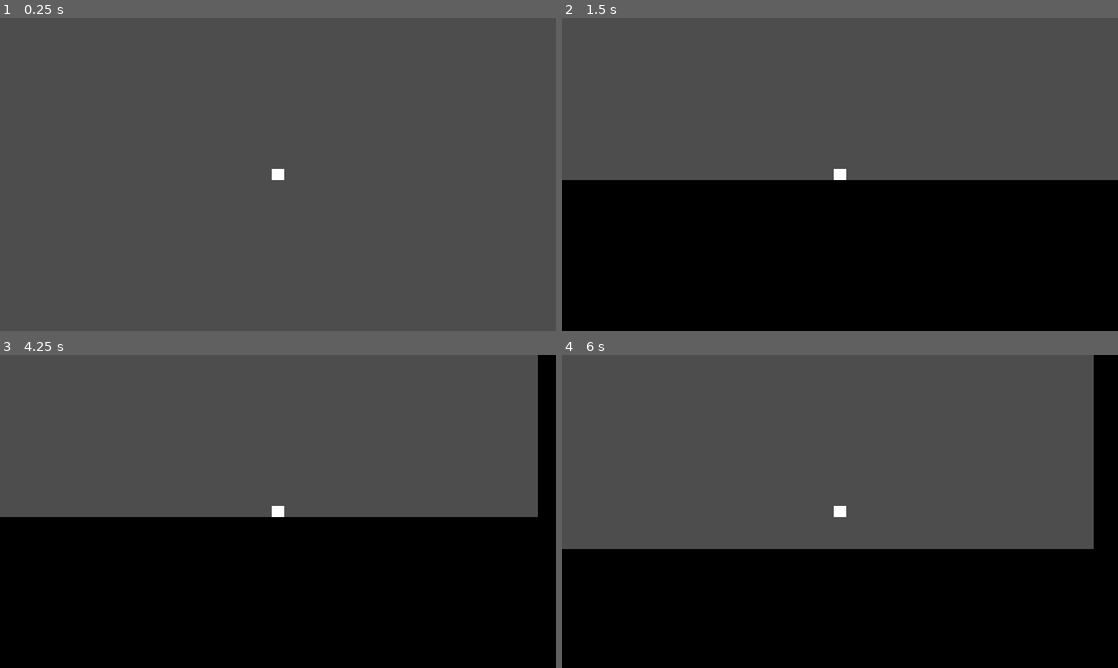
Above: before the commit, frames 1-4 (two rows, left to right).
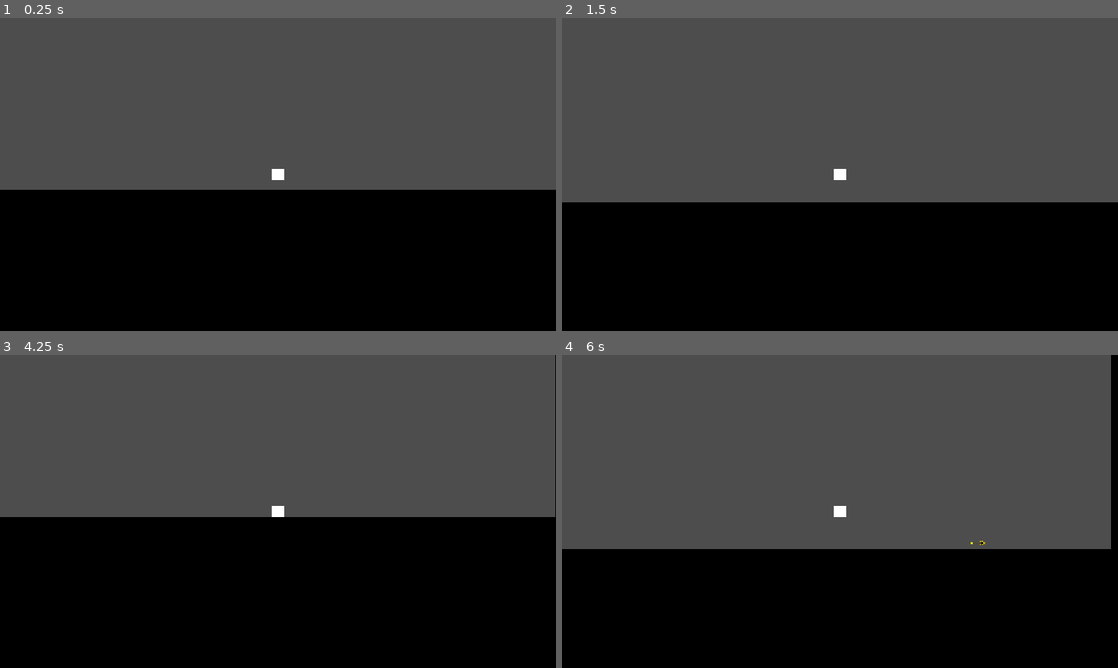
Above: after the commit, the same moments.

Repository: slowstate/love-is-dead
Game: Godot game, scene res://sandbox/sandbox.tscn
Two runs of this game, one before a commit and one after it. Both use one fixed random seed, a clock stepped at 60 frames per second and the inputs below. The project has no main scene, so this scene is started directly.
Inputs (mouse positions are in pixels of both pictures, inside the frame that each line leads up to):
- Up to frame 1 (0.25 s): no input
- Up to frame 2 (1.5 s): move the mouse to (962, 158) at 0.52 s; press the mouse at (962, 158) at 0.53 s; hold D (player_move_right) from 0.53 s (still down); tap Space (player_jump) at 0.77 s; move the mouse to (728, 190) at 1.27 s; release the mouse at (728, 190) at 1.28 s; click (728, 190) at 1.35 s
- Up to frame 3 (4.25 s): tap Space (player_jump) at 1.52, 3.02, 3.77 s; move the mouse to (333, 442) at 2.02 s; release D (player_move_right) at 2.03 s; press the mouse at (333, 442) at 2.03 s; hold A (player_move_left) 2.03-2.78 s; tap I at 2.1 s; tap Enter at 2.75 s; move the mouse to (250, 574) at 2.77 s; release the mouse at (250, 574) at 2.78 s; hold D (player_move_right) from 2.78 s (still down); click (250, 574) at 2.85 s; move the mouse to (444, 558) at 3.52 s; press the mouse at (444, 558) at 3.53 s
- Up to frame 4 (6 s): move the mouse to (673, 464) at 4.27 s; release D (player_move_right) at 4.28 s; release the mouse at (673, 464) at 4.28 s; hold A (player_move_left) 4.28-5.03 s; tap I at 4.35 s; tap Space (player_jump) at 4.52, 5.75 s; click (673, 464) at 4.55 s; move the mouse to (867, 511) at 5.02 s; press the mouse at (867, 511) at 5.03 s; hold D (player_move_right) 5.03-5.78 s; move the mouse to (756, 433) at 5.77 s; release the mouse at (756, 433) at 5.78 s; hold A (player_move_left) from 5.78 s (still down); click (756, 433) at 5.85 s

The runs differ from the first frame. In frame 1, 45% of the frame differs, in the area x 0-100%, y 54-100%; in frame 2, 7.1%; in frame 3, 1.6%; in frame 4, 1.9%.

Commit message:
Add basic arrow, primary weapon foundation

Diff:
--- a/love-is-dead/player/player.gd
+++ b/love-is-dead/player/player.gd
@@ -1,7 +1,10 @@
 class_name Player
 extends CharacterBody2D
 
-# --- Movement paramters ------------------------------------------------------
+const AUREAL = preload("uid://dwbtboe4r72fg")
+
+# --- External Parameters -----------------------------------------------------
+# --- Movement ---
 @export var speed: float = 100.0
 @export var acceleration: float = 1500.0
 @export_range(0.0, 1.0, 0.1) var air_control: float = 0.4 # Multiplier for acceleration in the air
@@ -9,9 +12,15 @@
 @export_range(0.0, 1.0, 0.01) var air_friction: float = 0.05 # How much speed is lost in the air
 @export var jump_velocity: float = -400.0
 @export var extra_jumps: int = 0
+# --- Combat ---
+@export var primary_weapon: PrimaryWeapon.Type
 
+# --- Internal Parameters -----------------------------------------------------
+# --- Movement ---
 var _gravity: float = 980.0
 var _jumps_remaining: int = 0
+# --- Combat ----
+var _primary_weapon_cooldown_remaining: float = 0.0
 
 
 # --- Functions ---------------------------------------------------------------
@@ -20,6 +29,7 @@
 
 
 func _physics_process(delta: float) -> void:
+	_handle_primary_weapon(delta)
 	_apply_gravity(delta)
 	_handle_jump()
 	_handle_horizontal_movement(delta)
@@ -70,3 +80,24 @@
 				velocity.x = lerp(velocity.x, input_dir * speed, 0.1)
 			else:
 				velocity.x = lerp(velocity.x, input_dir * speed, air_friction)
+
+
+# --- Combat ------------------------------------------------------------------
+func _handle_primary_weapon(delta: float) -> void:
+	if _primary_weapon_cooldown_remaining > 0.0:
+		_primary_weapon_cooldown_remaining -= min(delta, _primary_weapon_cooldown_remaining)
+		return
+
+	if Input.is_action_pressed("player_primary_weapon_fire"):
+		var new_primary_weapon: PrimaryWeapon
+		if primary_weapon == PrimaryWeapon.Type.Aureal:
+			new_primary_weapon = AUREAL.instantiate() as Aureal
+
+		if new_primary_weapon == null:
+			return
+		new_primary_weapon.global_position = global_position
+
+		_primary_weapon_cooldown_remaining = new_primary_weapon.cooldown
+		var direction: Vector2 = (get_global_mouse_position() - global_position).normalized()
+		new_primary_weapon.try_fire(direction)
+		get_tree().current_scene.add_child(new_primary_weapon)
--- a/love-is-dead/player/player.tscn
+++ b/love-is-dead/player/player.tscn
@@ -20,6 +20,7 @@
 ground_friction = 0.7
 
 [node name="Camera2D" type="Camera2D" parent="." unique_id=370156447]
+process_callback = 0
 
 [node name="Sprite2D" type="Sprite2D" parent="." unique_id=138132720]
 texture = SubResource("GradientTexture2D_g1dw6")
--- /dev/null
+++ b/love-is-dead/player/primary_weapon/aureal/aureal.gd
@@ -0,0 +1,46 @@
+class_name Aureal
+extends PrimaryWeapon
+
+var _lifetime: float = 0.0
+var _fired: bool = false
+
+@onready var hitbox: Area2D = $Hitbox
+
+
+func _init() -> void:
+	cooldown = 1.0
+	max_lifetime = 3.0
+	speed = 1000.0
+	gravity_scale = 0.0
+
+
+func _ready() -> void:
+	body_entered.connect(_on_body_entered)
+	hitbox.body_entered.connect(_on_enemy_entered)
+
+
+func _physics_process(delta: float) -> void:
+	_lifetime += delta
+	if _lifetime >= max_lifetime:
+		queue_free()
+		return
+	if linear_velocity.length_squared() > 1.0:
+		rotation = linear_velocity.angle()
+
+
+func try_fire(direction: Vector2) -> bool:
+	if _fired:
+		return _fired
+	_fired = true
+
+	rotation = direction.angle()
+	apply_central_impulse(direction * speed * mass)
+	return _fired
+
+
+func _on_body_entered(_body: Node2D) -> void:
+	queue_free()
+
+
+func _on_enemy_entered(_body: Node2D) -> void:
+	queue_free()
--- /dev/null
+++ b/love-is-dead/player/primary_weapon/aureal/aureal.tscn
@@ -0,0 +1,35 @@
+[gd_scene format=3 uid="uid://dwbtboe4r72fg"]
+
+[ext_resource type="Script" uid="uid://c42ukhypkn6a7" path="res://player/primary_weapon/aureal/aureal.gd" id="1_ryg2p"]
+[ext_resource type="Texture2D" uid="uid://cc0w6205kg7ve" path="res://player/primary_weapon/aureal/silver.png" id="2_o0ctc"]
+
+[sub_resource type="CircleShape2D" id="CircleShape2D_o0ctc"]
+radius = 4.0
+
+[sub_resource type="CapsuleShape2D" id="CapsuleShape2D_o0ctc"]
+radius = 5.0
+
+[node name="Aureal" type="RigidBody2D" unique_id=53122954]
+collision_layer = 4
+continuous_cd = 1
+contact_monitor = true
+max_contacts_reported = 1
+script = ExtResource("1_ryg2p")
+
+[node name="Sprite2D" type="Sprite2D" parent="." unique_id=74096141]
+modulate = Color(1.353256, 1.1442057, 0, 1)
+rotation = 1.5707964
+scale = Vector2(0.4, 0.4)
+texture = ExtResource("2_o0ctc")
+
+[node name="CollisionShape2D" type="CollisionShape2D" parent="." unique_id=1997621796]
+position = Vector2(7, 0)
+shape = SubResource("CircleShape2D_o0ctc")
+
+[node name="Hitbox" type="Area2D" parent="." unique_id=2015112653]
+rotation = 1.5707964
+collision_layer = 0
+collision_mask = 8
+
+[node name="CollisionShape2D" type="CollisionShape2D" parent="Hitbox" unique_id=1809574797]
+shape = SubResource("CapsuleShape2D_o0ctc")
--- /dev/null
+++ b/love-is-dead/player/primary_weapon/primary_weapon.gd
@@ -0,0 +1,14 @@
+class_name PrimaryWeapon
+extends RigidBody2D
+
+enum Type {
+	Aureal,
+}
+
+var cooldown: float = 0.0
+var speed: float = 0.0
+var max_lifetime: float = 0.0
+
+
+func try_fire(_direction: Vector2) -> bool:
+	return false
--- a/love-is-dead/project.godot
+++ b/love-is-dead/project.godot
@@ -43,12 +43,18 @@
 "events": [Object(InputEventKey,"resource_local_to_scene":false,"resource_name":"","device":-1,"window_id":0,"alt_press …(192 unchanged characters)…
 ]
 }
+player_primary_weapon_fire={
+"deadzone": 0.2,
+"events": [Object(InputEventMouseButton,"resource_local_to_scene":false,"resource_name":"","device":-1,"window_id":0,"alt_pressed":false,"shift_pressed":false,"ctrl_pressed":false,"meta_pressed":false,"button_mask":1,"position":Vector2(293, 20),"global_position":Vector2(305, 80),"factor":1.0,"button_index":1,"canceled":false,"pressed":true,"double_click":false,"script":null)
+]
+}
 
 [layer_names]
 
 2d_physics/layer_1="terrain"
 2d_physics/layer_2="player"
 2d_physics/layer_3="player_attack"
+2d_physics/layer_4="enemy"
 
 [physics]
 
--- a/love-is-dead/sandbox/sandbox.tscn
+++ b/love-is-dead/sandbox/sandbox.tscn
@@ -62,3 +62,4 @@
 shape = SubResource("WorldBoundaryShape2D_q3tir")
 
 [node name="Player" parent="." unique_id=1520943966 instance=ExtResource("1_vos54")]
+position = Vector2(0, 587)
Not shown: 1 places in love-is-dead/player/player.tscn that only renumber resources
Not shown, added: love-is-dead/player/primary_weapon/aureal/aureal.gd.uid
Binary file added: love-is-dead/player/primary_weapon/aureal/silver.png
Not shown, added: love-is-dead/player/primary_weapon/aureal/silver.png.import
Not shown, added: love-is-dead/player/primary_weapon/primary_weapon.gd.uid
Not shown: 1 places in love-is-dead/sandbox/sandbox.tscn that only renumber resources
